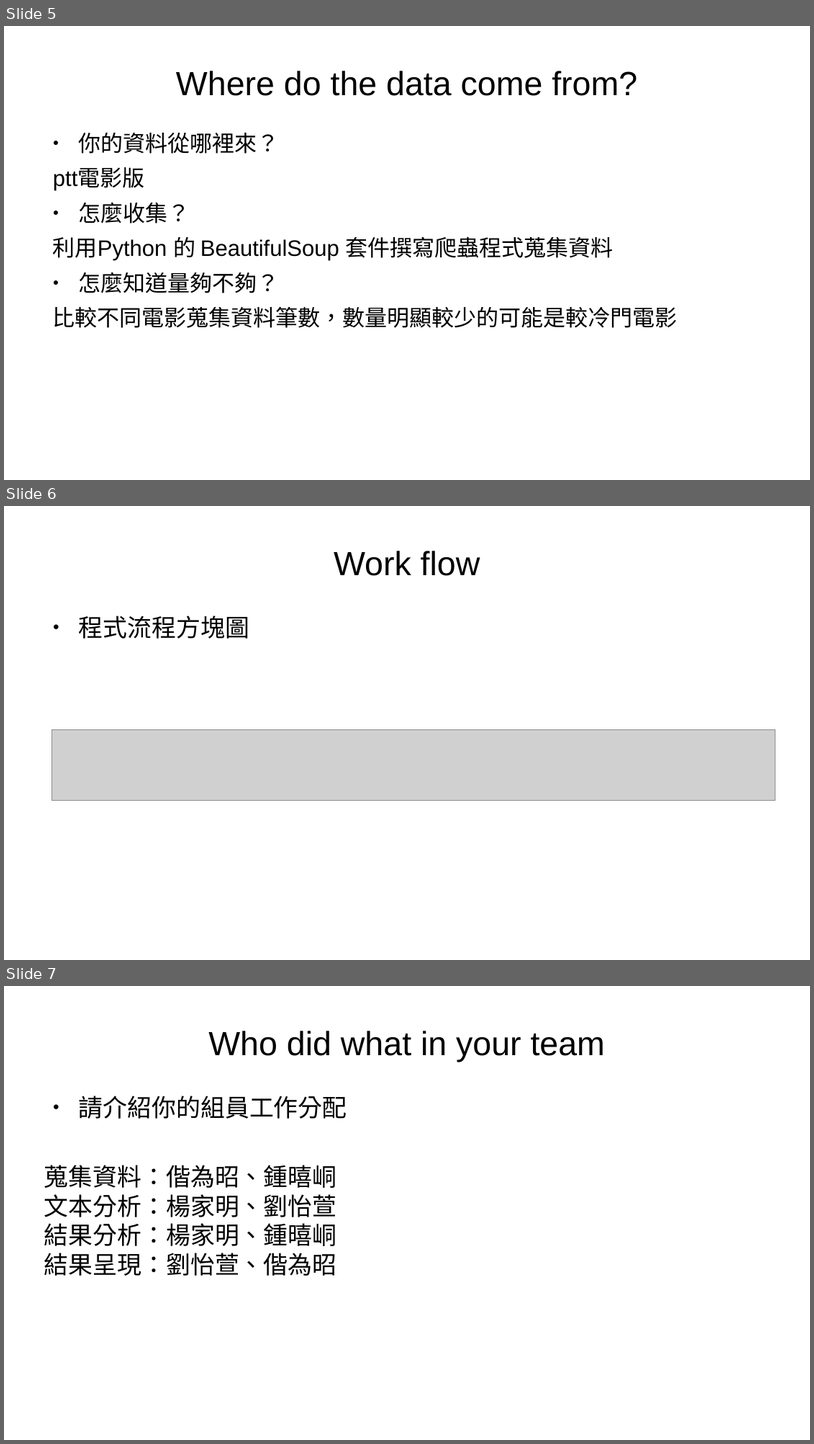
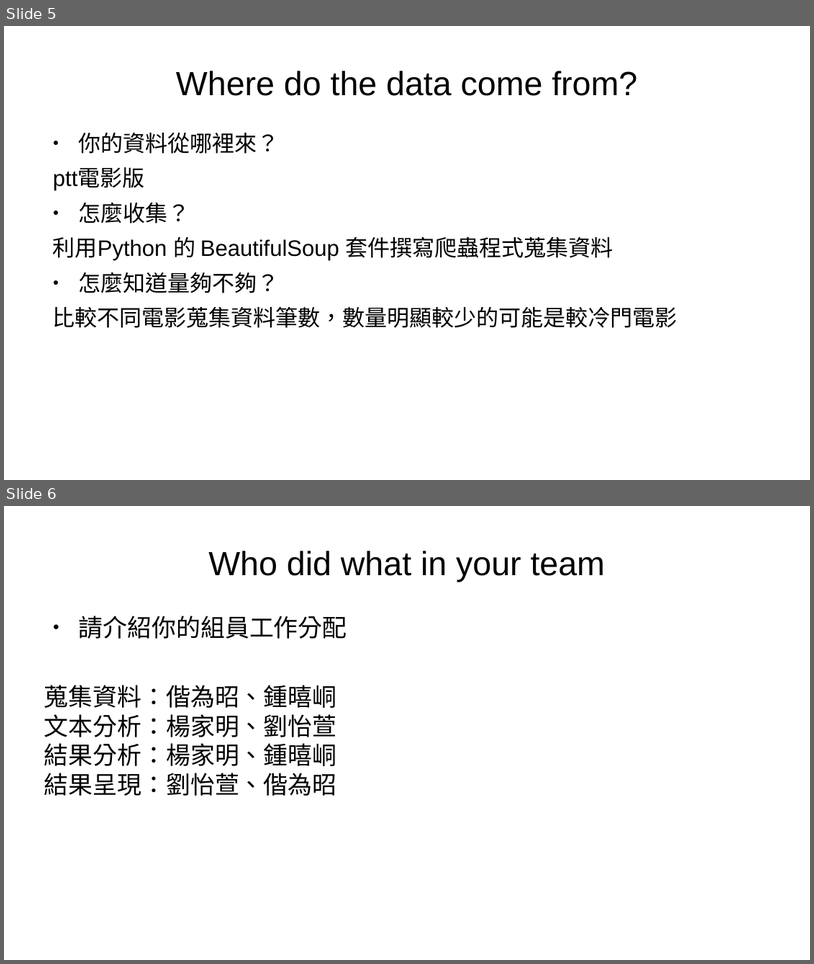
Before and after one commit to Zhao6021/NTNU_TextProcessing, a slide deck: potato.pptx. Shown one above the other, each under a label of ours: slides 5, 6 and 7 before the commit, slides 5 and 6 after it. The pictures are 814x1444 and 814x964 pixels, drawn with LibreOffice and Linux fonts; fonts in the diff are those of the drawing; grey boxes stand for pictures; background and template pictures are left out. Boxes give left, top, right and bottom in pixels: in the first picture for what was removed or moved away, otherwise in the second. Text is boxed around its words. In the diff, an @@ line names an element or a change of style, - is before the commit and + after.

```diff
--- a/potato.pptx
+++ b/potato.pptx
@@ slide 6 removed at (4,506,810,960), background picture (left out) @@
@@ text removed at (334,551,481,576) @@
-Work flow
@@ text removed at (79,615,250,638) @@
-● 程式流程方塊圖
@@ picture removed at (52,729,776,800) @@
@@ what was slide 7 is now slide 6 @@
```
Also in this commit, not shown: 1 slide added, 4 other slides removed.
